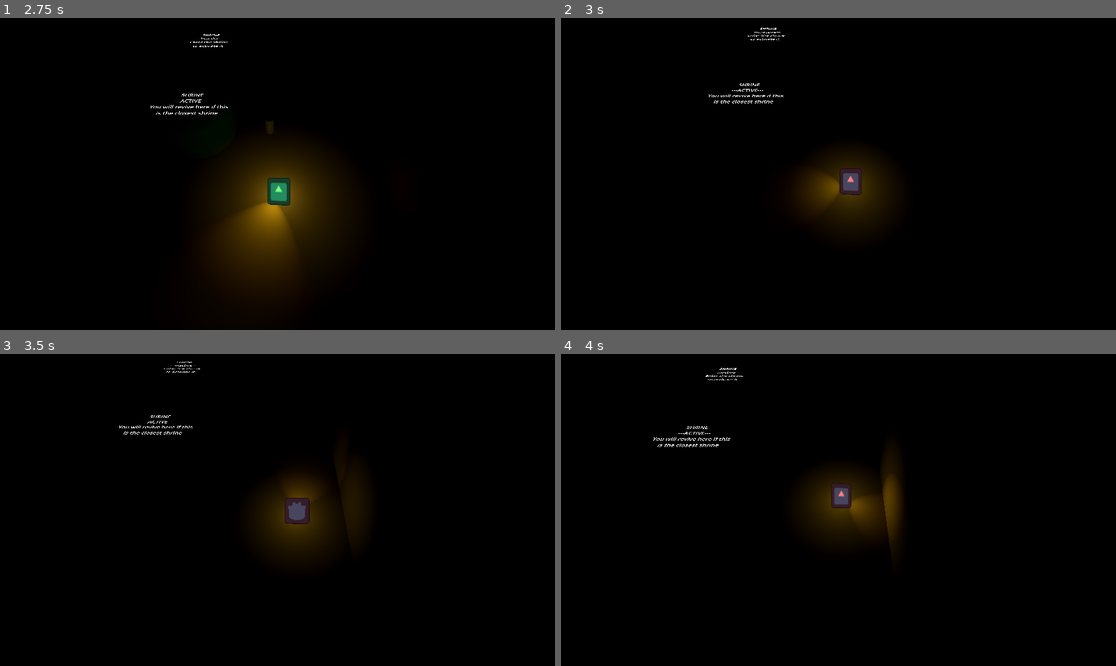
Above: before the commit, frames 1-4 (two rows, left to right).
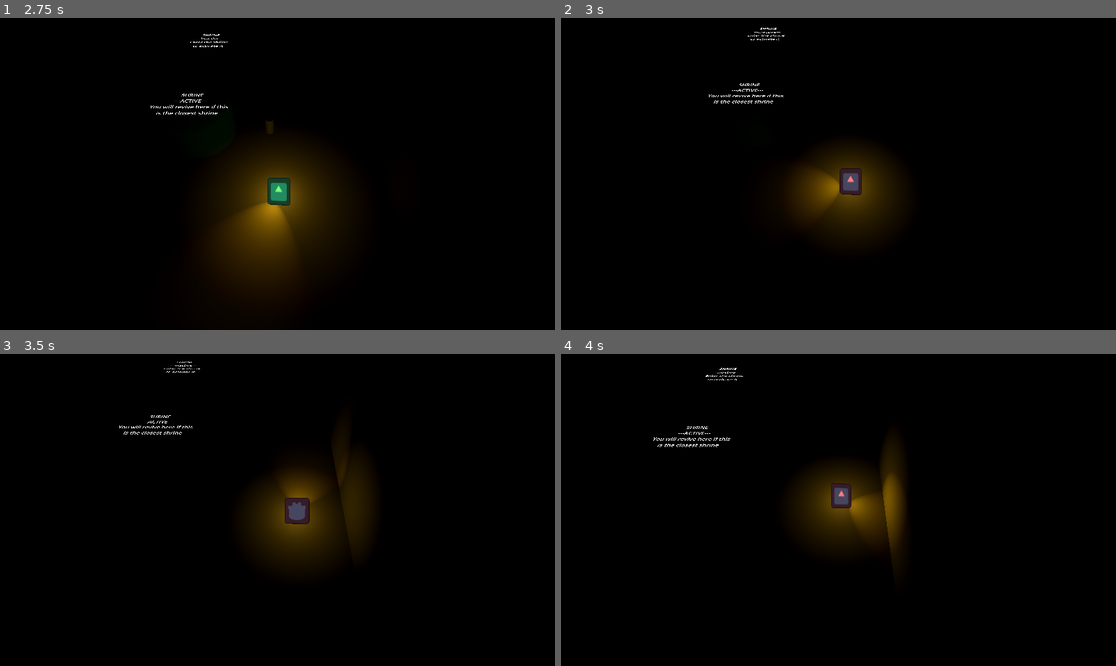
Above: after the commit, the same moments.

Repository: Rusty-Rat-Studios/dead-living-and-dying
Game: Godot game, scene res://game.tscn
Two runs of this game, one before a commit and one after it. Both use one fixed random seed, a clock stepped at 60 frames per second and the inputs below. The engine's default icon, where the game draws it, is replaced by a stand-in: a white triangle on a blue panel in a dark square.
Inputs (mouse positions are in pixels of both pictures, inside the frame that each line leads up to):
- Up to frame 1 (2.75 s): click "START" at 0.5 s; tap Enter at 1.25 s; move the mouse to (399, 158) at 1.27 s; hold Right (ui_right) 1.28-2.03 s; tap E (interact) at 1.35 s; tap Keypad Enter (ui_accept) at 1.52, 2.27 s; move the mouse to (166, 189) at 2.02 s; hold Down (ui_down) from 2.03 s (still down); click (166, 189) at 2.1 s
- Up to frame 2 (3 s): move the mouse to (894, 105) at 2.77 s; release Down (ui_down) at 2.78 s; hold Right (ui_right) from 2.78 s (still down); tap Tab at 2.85 s
- Up to frame 3 (3.5 s): keep holding Right (ui_right)
- Up to frame 4 (4 s): move the mouse to (810, 572) at 3.52 s; release Right (ui_right) at 3.53 s; hold Up (ui_up) from 3.53 s (still down); tap E (interact) at 3.6 s; tap Keypad Enter (ui_accept) at 3.77 s

Frame 1 is identical in both runs. In frame 2, 0.2% of the frame differs, in the area x 46-51%, y 50-60%; in frame 3, less than 0.1%; in frame 4, 0.6%, in the area x 51-61%, y 39-58%.

Commit message:
Update player light values to use const values

Diff:
--- a/player/player.gd
+++ b/player/player.gd
@@ -2,6 +2,11 @@
 extends CharacterBody3D
 
 const BASE_SPEED: float = 6.0
+
+# base values used for light range and strength
+const LIGHT_OMNI_RANGE: float = 6
+const LIGHT_SPOT_RANGE: float = 10
+const LIGHT_ENERGY: float = 1
 
 # player state machine, sibling node under Game node
 var _state_machine: Node
@@ -21,7 +26,12 @@
 @onready var starting_position: Vector3 = position
 
 func _ready() -> void:
+	# set initial light values. Reduced by DYING enter(); restored by LIVING enter()
 	light_omni.light_color = Color("GOLDENROD")
+	light_omni.omni_range = LIGHT_OMNI_RANGE
+	light_omni.light_energy = LIGHT_ENERGY
+	light_spot.spot_range = LIGHT_SPOT_RANGE
+	light_spot.light_energy = LIGHT_ENERGY
 
 	SignalBus.item_picked_up.connect(_on_item_picked_up)
 
--- a/player/state_machine/state_dying.gd
+++ b/player/state_machine/state_dying.gd
@@ -1,6 +1,7 @@
 extends PlayerState
 
 const DYING_SPEED: float = 4.0
+const LIGHT_REDUCTION : float = 0.7
 
 func enter() -> void:
 	super()
@@ -11,11 +12,11 @@
 
 	SignalBus.player_hurt.connect(_on_player_hurt)
 
-	# adjust light strength
-	_parent.light_omni.omni_range = 4
-	_parent.light_omni.light_energy = 0.4
-	_parent.light_spot.spot_range = 6
-	_parent.light_spot.light_energy = 0.4
+	# reduce light strength
+	_parent.light_omni.omni_range *= LIGHT_REDUCTION
+	_parent.light_omni.light_energy *= LIGHT_REDUCTION
+	_parent.light_spot.spot_range *= LIGHT_REDUCTION
+	_parent.light_spot.light_energy *= LIGHT_REDUCTION
 
 
 func exit() -> void:
--- a/player/state_machine/state_living.gd
+++ b/player/state_machine/state_living.gd
@@ -1,4 +1,5 @@
 extends PlayerState
+
 
 func enter() -> void:
 	super()
@@ -9,11 +10,11 @@
 
 	SignalBus.player_hurt.connect(_on_player_hurt)
 
-	# adjust light strength
-	_parent.light_omni.omni_range = 6
-	_parent.light_omni.light_energy = 1
-	_parent.light_spot.spot_range = 10
-	_parent.light_spot.light_energy = 1
+	# set light strength to default
+	_parent.light_omni.omni_range = _parent.LIGHT_OMNI_RANGE
+	_parent.light_omni.light_energy = _parent.LIGHT_ENERGY
+	_parent.light_spot.spot_range = _parent.LIGHT_SPOT_RANGE
+	_parent.light_spot.light_energy = _parent.LIGHT_ENERGY
 
 
 func exit() -> void:
